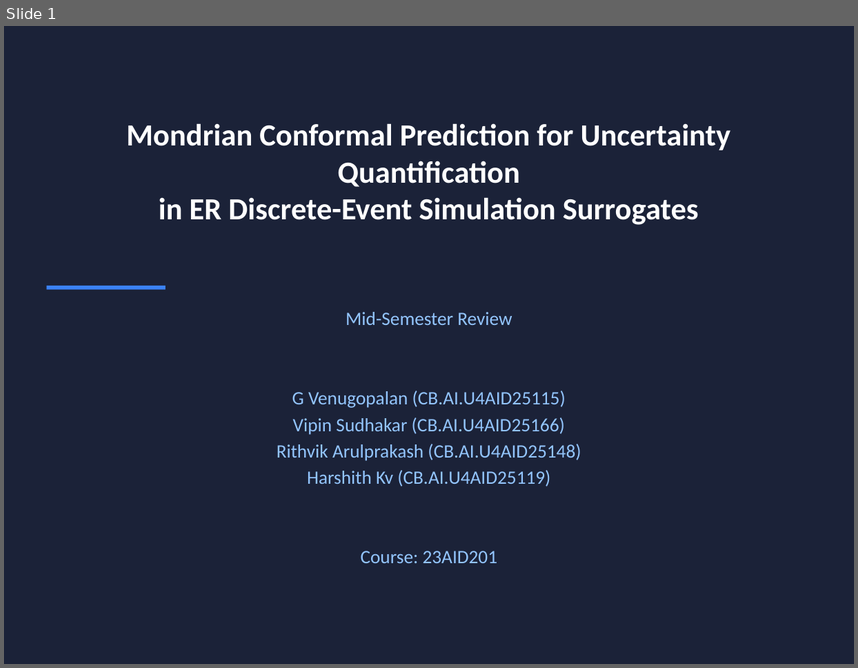
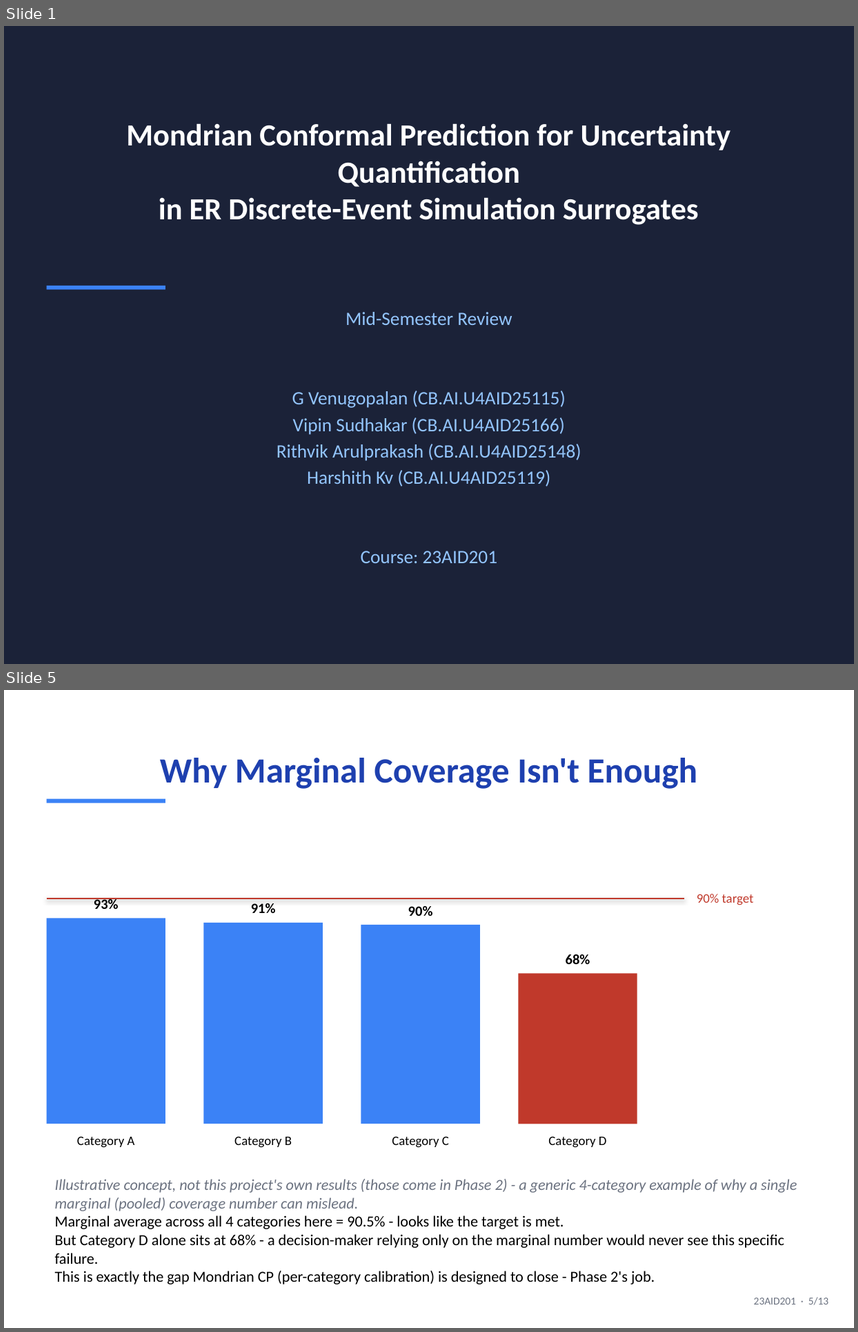
Before and after one commit to DUNE-ODYSSEY/Mondrian-Conformal-Prediction-On-Discrete-Event-Simulation, a slide deck: slides/mid_sem_presentation.pptx. Shown one above the other, each under a label of ours: slide 1 before the commit, slides 1 and 5 after it; the slides between them are not shown. The pictures are 858x668 and 858x1332 pixels, drawn with LibreOffice and Linux fonts; fonts in the diff are those of the drawing. Boxes give left, top, right and bottom in pixels: in the first picture for what was removed or moved away, otherwise in the second. Text is boxed around its words. In the diff, an @@ line names an element or a change of style, - is before the commit and + after.

```diff
--- a/slides/mid_sem_presentation.pptx
+++ b/slides/mid_sem_presentation.pptx
@@ slide 5 added at [4, 690, 854, 1328], background #FFFFFF @@
@@ title added at [160, 758, 697, 789], 30 pt, text #1E40AF, bold @@
+Why Marginal Coverage Isn't Enough
@@ rectangle added at [47, 799, 165, 803], fill #3B82F6 @@
@@ text added at [697, 894, 754, 905], 11 pt, text #C0392B @@
+90% target
@@ line added from (47, 898) to (684, 898), #C0392B 1.5 pt @@
@@ text added at [94, 898, 119, 909], 12 pt, text #000000, bold @@
+93%
@@ text added at [251, 903, 276, 913], 12 pt, text #000000, bold @@
+91%
@@ text added at [408, 906, 433, 916], 12 pt, text #000000, bold @@
+90%
@@ rectangle added at [47, 918, 165, 1123], fill #3B82F6 @@
@@ rectangle added at [204, 922, 323, 1123], fill #3B82F6 @@
@@ rectangle added at [361, 925, 480, 1123], fill #3B82F6 @@
@@ text added at [566, 954, 590, 964], 12 pt, text #000000, bold @@
+68%
@@ rectangle added at [518, 973, 637, 1123], fill #C0392B @@
@@ text added at [77, 1136, 135, 1147], 11 pt, text #000000 @@
+Category A
@@ text added at [234, 1136, 292, 1147], 11 pt, text #000000 @@
+Category B
@@ text added at [392, 1136, 449, 1147], 11 pt, text #000000 @@
+Category C
@@ text added at [548, 1136, 607, 1147], 11 pt, text #000000 @@
+Category D
@@ text added at [55, 1179, 797, 1284], 13 pt, text #000000 @@
+Illustrative concept, not this project's own results (those come in Phase 2) - a generic 4-category example of why a single marginal (pooled) coverage number can mislead.
+Marginal average across all 4 categories here = 90.5% - looks like the target is met.
+But Category D alone sits at 68% - a decision-maker relying only on the marginal number would never see this specific failure.
+This is exactly the gap Mondrian CP (per-category calibration) is designed to close - Phase 2's job.
@@ text added at [754, 1297, 829, 1305], 9 pt, text #6B7280 @@
+23AID201 · 5/13
```
Also in this commit, not shown: 9 slides changed, 2 other slides added, 1 other file.
